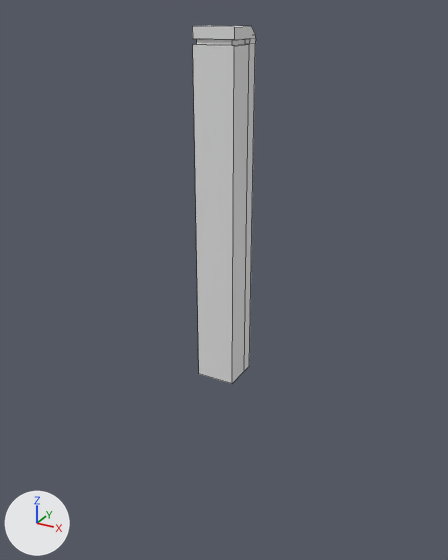
The Blender file Assets/Blender/LEyline/terminal-column.blend as it was, and as the next commit left it.
Before and after are seen from a 50 mm lens placed at (71.5, -130.2, 29.2), pointed at (-1.8, 3.1, -37.4). The axes (+X, +Y, +Z) are drawn at lower left. The lights are the same throughout. The picture after the commit comes second. Mesh edges are drawn as thin lines.

Before the edit, the objects in view are built like this:
```python
me_cube_001 = bpy.data.meshes.new('Cube.001')
me_cube_001.from_pydata(...)  # 32 vertices, 28 faces; spans x -5.2..5.2, y -5.2..5.2, z -63.2..25.4
# before: 1 (5.2, 5.2, -63.2) at pixel (249, 366), 3 (5.2, -5.2, -63.2) at pixel (232, 383), 5 (-5.2, 5.2, -63.2), 7 (-5.2, -5.2, -63.2) at pixel (198, 373), 18 (5.2, 2.2, -63.2) at pixel (244, 371)
# before: 19 (-5.2, 2.2, -63.2)
ob_terminalcolumn = bpy.data.objects.new('TerminalColumn', me_cube_001)
ob_terminalcolumn.location = (0.0, 0.0, 0.0)
```
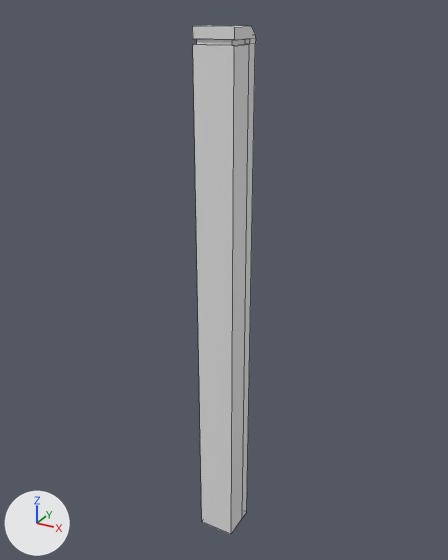
Changed parts and their boxes (x1, y1, x2, y2) in the pictures (448 x 560 px; the box of a moved part takes in the faces that stretch with it):
'TerminalColumn', reshaped (42% taller)
    before: (192, 26, 256, 384)
    after: (192, 26, 256, 534)
part 1 of me_cube_001, moved or reshaped
    before: (194, 109, 253, 384)
    after: (194, 109, 253, 534)

The change, as a diff of the scene's bpy script:
```diff
--- a/Assets/Blender/LEyline/terminal-column.blend.py
+++ b/Assets/Blender/LEyline/terminal-column.blend.py
@@ me_cube_001 @@
 # used by ob_terminalcolumn; location = (0.0, 0.0, 0.0)
-me_cube_001.from_pydata(...)  # 32 vertices, 28 faces; spans x -5.2..5.2, y -5.2..5.2, z -63.2..25.4
+me_cube_001.from_pydata(...)  # 32 vertices, 28 faces; spans x -5.2..5.2, y -5.2..5.2, z -116.7..25.4
+# me_cube_001 part 1
+for i in [1, 3, 5, 7, 18, 19]: me_cube_001.vertices[i].co += Vector((0.0, 0.0, -53.6))
```
